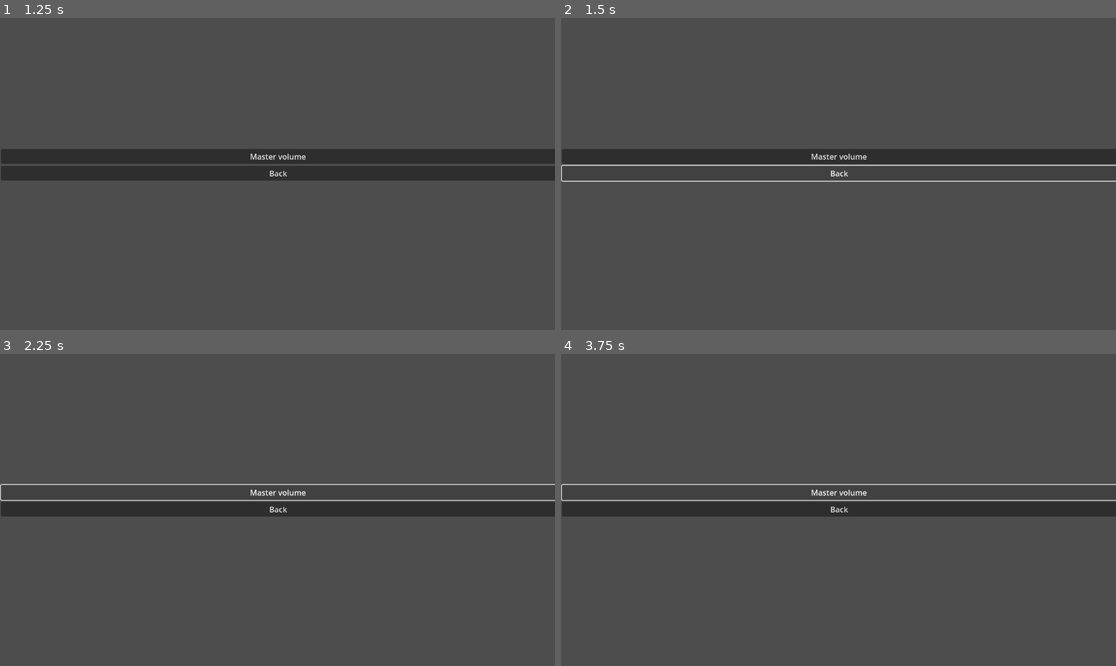
Above: before the commit, frames 1-4 (two rows, left to right).
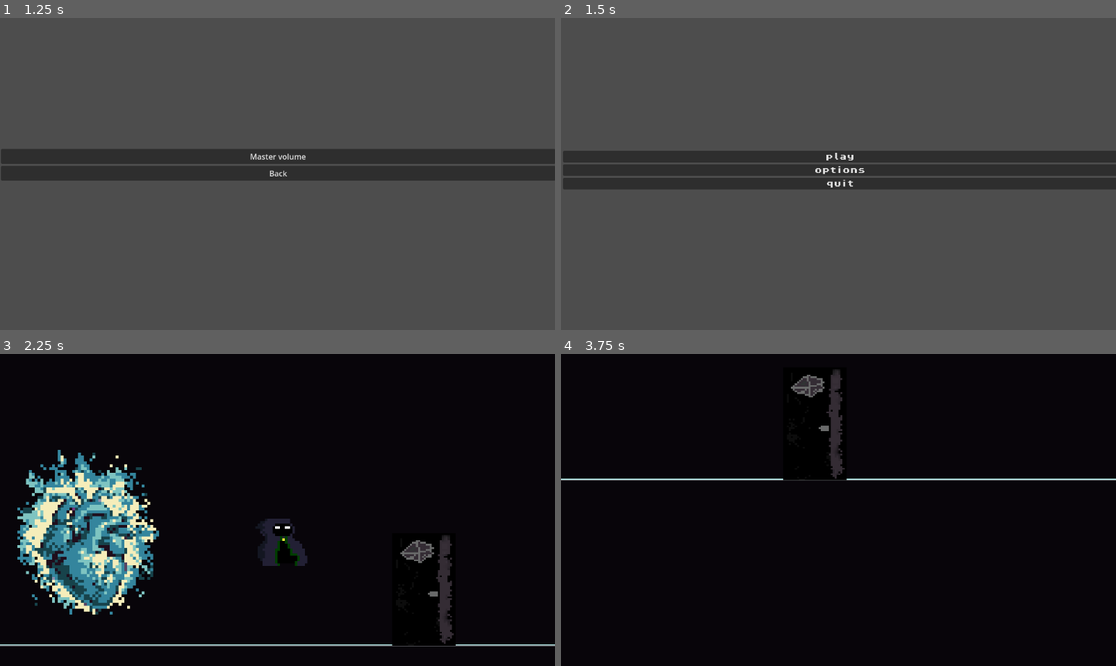
Above: after the commit, the same moments.

Repository: ByteOfWaffle/Godot--first
Game: Godot game, scene res://Scenes/menu.tscn
Two runs of this game, one before a commit and one after it. Both use one fixed random seed, a clock stepped at 60 frames per second and the inputs below.
Inputs (mouse positions are in pixels of both pictures, inside the frame that each line leads up to):
- Up to frame 1 (1.25 s): click "options" at 0.5 s
- Up to frame 2 (1.5 s): click "Back" at 1.25 s
- Up to frame 3 (2.25 s): click (277, 491) at 2 s, where only the run after the commit has a clickable "play"
- Up to frame 4 (3.75 s): hold D (move_right) from 2.78 s (still down); tap C (hide) at 2.85, 3.6 s

Frame 1 is identical in both runs. In frame 2, 4.2% of the frame differs, in the area x 0-100%, y 42-55%; in frame 3, 100%; in frame 4, 100%, in the area x 0-100%, y 0-100%.

Commit message:
Made the back button in the options menu work

Diff:
--- /dev/null
+++ b/succsess/magnum-asinum-project/Scenes/Settings.gd
@@ -0,0 +1,5 @@
+extends Control
+
+
+func _on_back_pressed() -> void:
+	get_tree().change_scene_to_file("res://Scenes/menu.tscn")
--- a/succsess/magnum-asinum-project/Scenes/options.tscn
+++ b/succsess/magnum-asinum-project/Scenes/options.tscn
@@ -1,6 +1,6 @@
 [gd_scene load_steps=2 format=3 uid="uid://b0fe3blnd1tao"]
 
-[ext_resource type="Script" path="res://Scripts/menu.gd" id="1_xwril"]
+[ext_resource type="Script" path="res://Scenes/Settings.gd" id="1_jrkd2"]
 
 [node name="Menu" type="Control"]
 layout_mode = 3
@@ -13,7 +13,7 @@
 offset_bottom = 272.0
 grow_horizontal = 2
 grow_vertical = 2
-script = ExtResource("1_xwril")
+script = ExtResource("1_jrkd2")
 
 [node name="MarginContainer" type="MarginContainer" parent="."]
 layout_mode = 0
@@ -30,3 +30,5 @@
 [node name="back" type="Button" parent="MarginContainer/VBoxContainer"]
 layout_mode = 2
 text = "Back"
+
+[connection signal="pressed" from="MarginContainer/VBoxContainer/back" to="." method="_on_back_pressed"]
